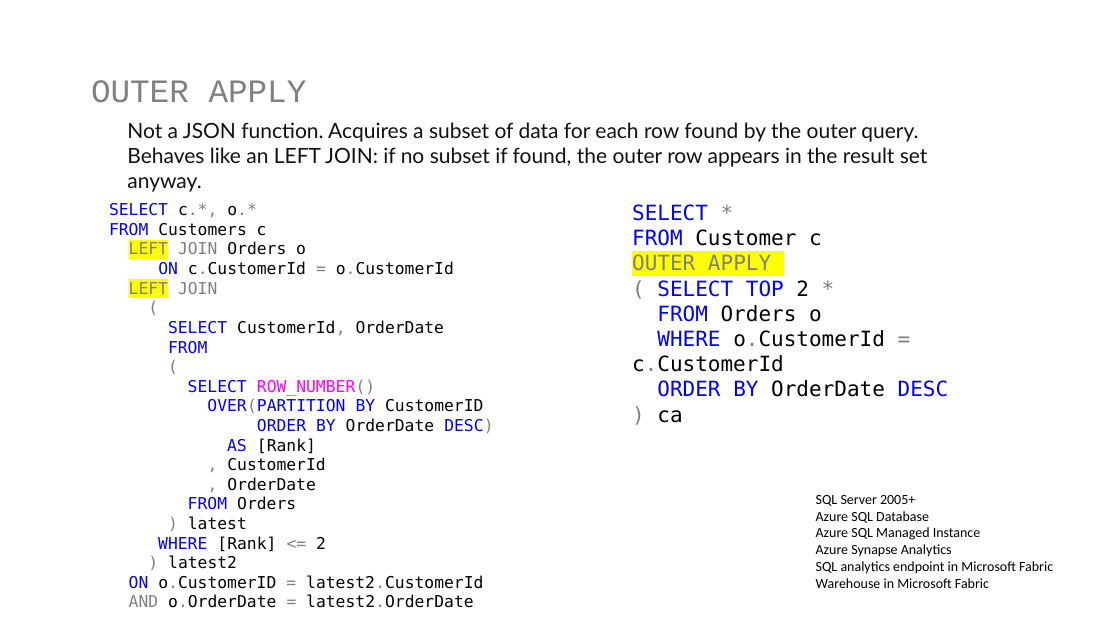
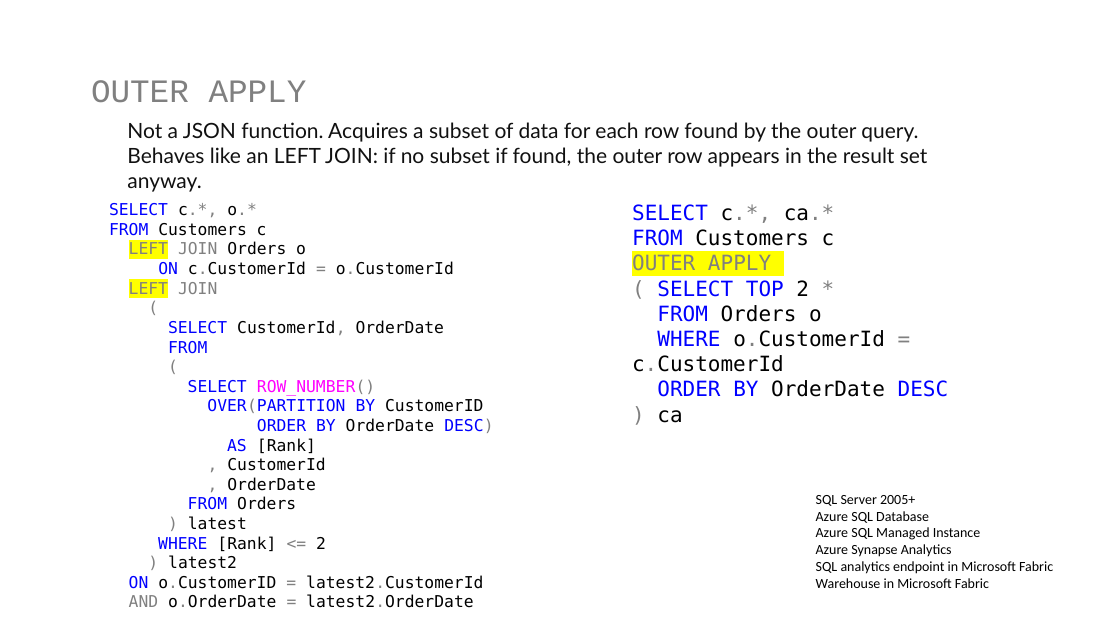
Before and after one commit to jbfoushee/MyPresentations, a slide deck: slide 51 of TSQL_JSON_Operators/TSQL_JSON_Operators.pptx. Drawn at 1120x630 pixels with LibreOffice and Linux fonts; fonts in the diff are those of the drawing. Boxes give left, top, right and bottom in pixels: in the first picture for what was removed or moved away, otherwise in the second. Text is boxed around its words. In the diff, an @@ line names an element or a change of style, - is before the commit and + after.

```diff
--- a/TSQL_JSON_Operators/TSQL_JSON_Operators.pptx
+++ b/TSQL_JSON_Operators/TSQL_JSON_Operators.pptx
@@ text at [632,204,835,246]: text changed; text colour #0000FF to #000000 @@
-SELECT *
-FROM Customer c
+SELECT c.*, ca.*
+FROM Customers c
```
Also in this commit, not shown: 13 other slides changed, 3 slides added, 9 other files.
